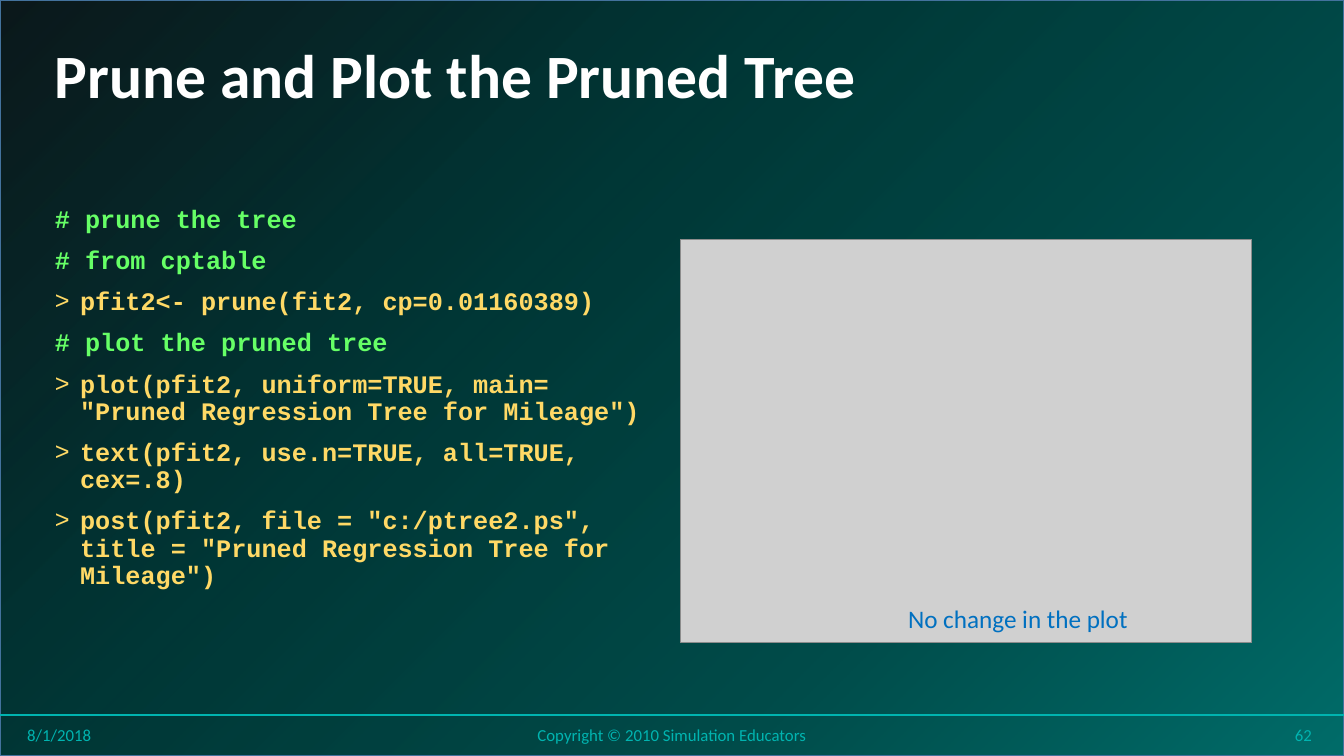
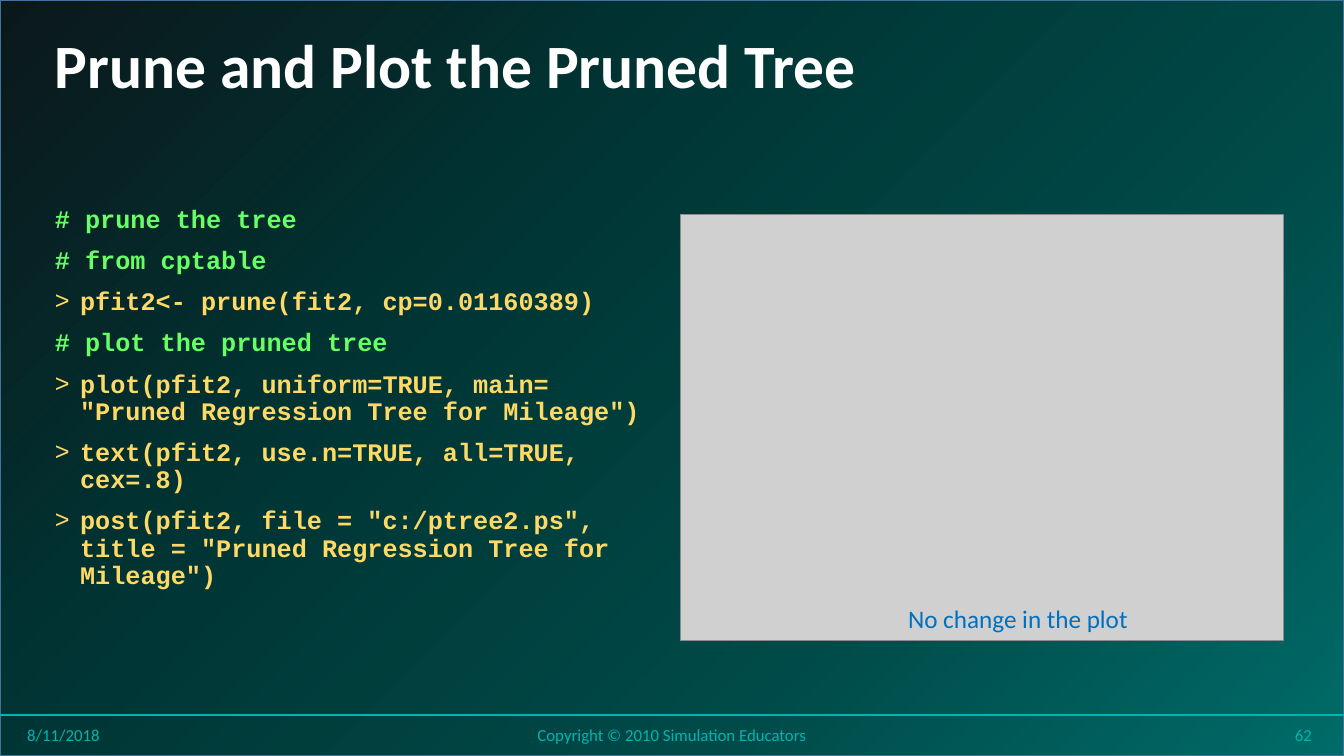
Before and after one commit to stricje1/VIT_University, a slide deck: slide 62 of Data_Analytics_2018/PPT/Lesson 16 - Data Analytics - Decision Trees.pptx. Drawn at 1344x756 pixels with LibreOffice and Linux fonts; fonts in the diff are those of the drawing; grey boxes stand for pictures; background and template pictures are left out. Boxes give left, top, right and bottom in pixels: in the first picture for what was removed or moved away, otherwise in the second. Text is boxed around its words. In the diff, an @@ line names an element or a change of style, - is before the commit and + after.

```diff
--- a/Data_Analytics_2018/PPT/Lesson 16 - Data Analytics - Decision Trees.pptx
+++ b/Data_Analytics_2018/PPT/Lesson 16 - Data Analytics - Decision Trees.pptx
@@ title "Prune and Plot the Pruned ...": place and size @@
-title "Prune and Plot the Pruned ..." at <box>55,54,856,99</box>
+title "Prune and Plot the Pruned ..." at <box>55,44,856,89</box>
@@ picture: place and size @@
-picture at <box>681,240,1252,643</box>
+picture at <box>681,215,1284,640</box>
@@ text at <box>27,729,99,742</box>: text changed @@
-8/1/2018
+8/11/2018
```
Also in this commit, not shown: 61 other slides changed, 12 other files.
